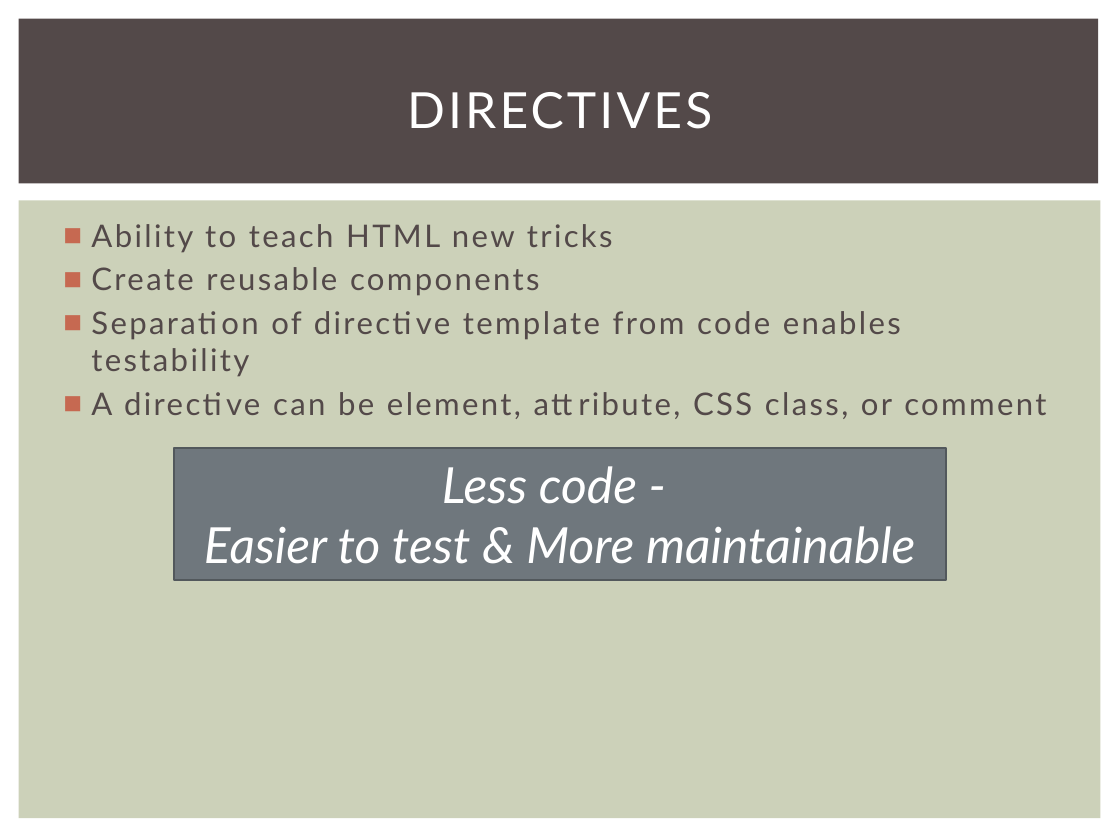
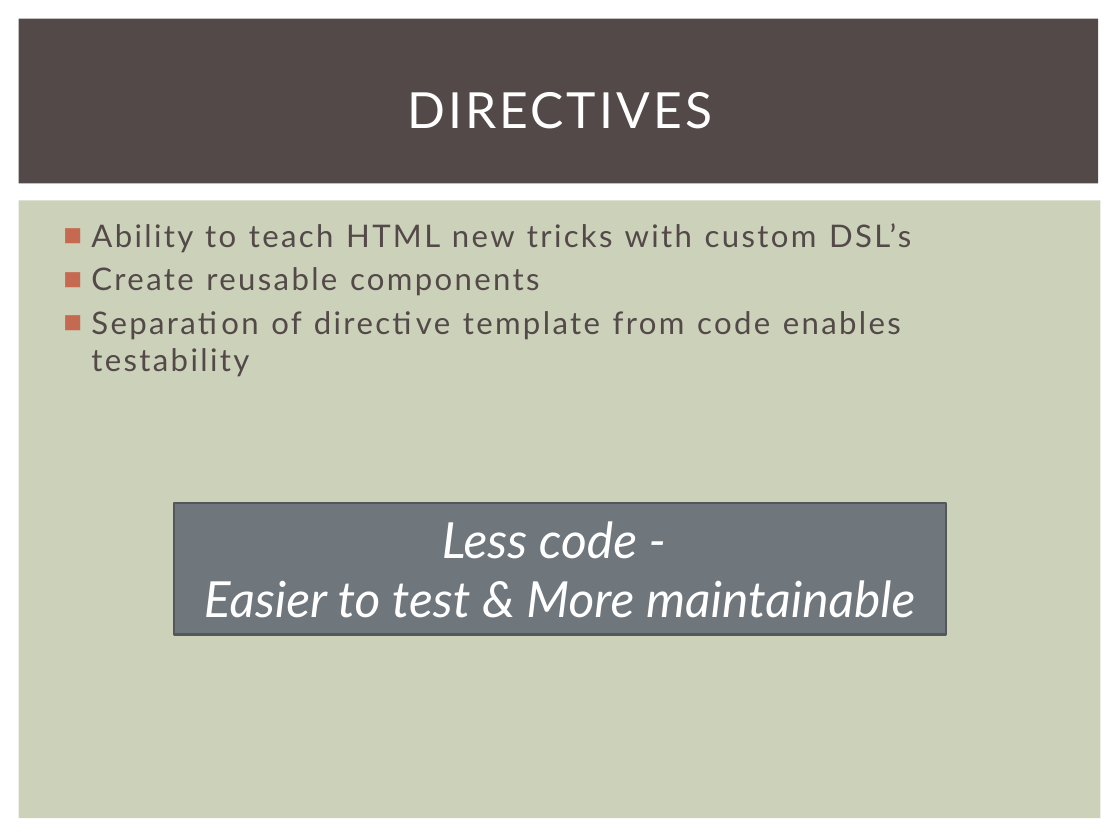
Before and after one commit to briangarofola/angularjs-meetup-portland, a slide deck: slide 9 of angularjs-meetup-portland.pptx. Drawn at 1120x840 pixels with LibreOffice and Linux fonts; fonts in the diff are those of the drawing. Boxes give left, top, right and bottom in pixels: in the first picture for what was removed or moved away, otherwise in the second. Text is boxed around its words. In the diff, an @@ line names an element or a change of style, - is before the commit and + after.

```diff
--- a/angularjs-meetup-portland.pptx
+++ b/angularjs-meetup-portland.pptx
@@ text at box(91, 223, 911, 253): text changed @@
-■ Ability to teach HTML new tricks
+■ Ability to teach HTML new tricks with custom DSL’s
@@ text at box(91, 392, 1046, 419): paragraph removed @@
-■ A directive can be element, attribute, CSS class, or comment
@@ rectangle "Less code -": place and size @@
-rectangle "Less code -" at box(174, 448, 946, 580)
+rectangle "Less code -" at box(174, 503, 946, 635)
```
Also in this commit, not shown: 6 other slides changed, 1 slide added, 3 other files.
